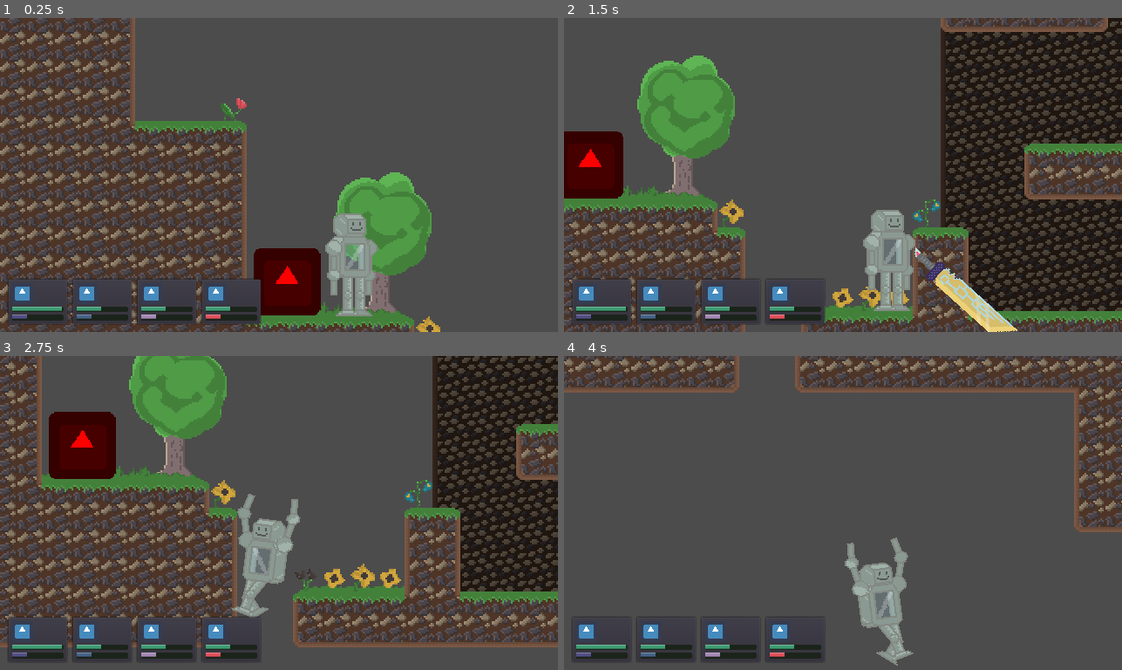
Above: before the commit, frames 1-4 (two rows, left to right).
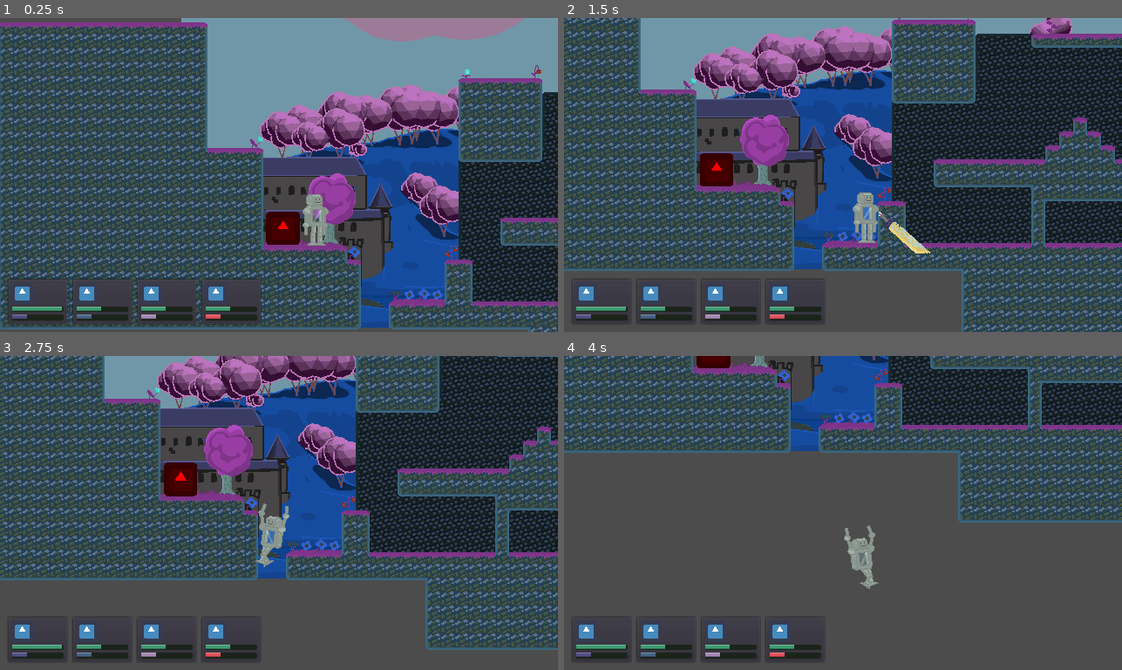
Above: after the commit, the same moments.

Repository: Cosebdd/CosmoDream
Game: Godot game, scene res://world/World.tscn
The game is run twice, just before and just after one commit, with the same random seed, the same clock (stepped at 60 frames per second) and the same inputs. The engine's default icon, where the game draws it, is replaced by a stand-in: a white triangle on a blue panel in a dark square.
Inputs:
- Up to frame 1 (0.25 s): no input
- Up to frame 2 (1.5 s): hold Right (move_right) from 0.53 s (still down); tap F (base_attack) at 0.6, 1.35 s; tap Space (jump) at 0.77 s
- Up to frame 3 (2.75 s): tap Space (jump) at 1.52 s; release Right (move_right) at 2.03 s; hold Left (move_left) from 2.03 s (still down); tap F (base_attack) at 2.1 s
- Up to frame 4 (4 s): release Left (move_left) at 2.78 s; hold Right (move_right) from 2.78 s (still down); tap F (base_attack) at 2.85, 3.6 s; tap Space (jump) at 3.02, 3.77 s

The runs differ from the first frame. In frame 1, 86% of the frame differs, in the area x 0-100%, y 0-100%; in frame 2, 77%; in frame 3, 74%; in frame 4, 35%.

Commit message:
Changed default camera zoom, changed assets to be more dream-like

Diff:
--- a/world/World.tscn
+++ b/world/World.tscn
@@ -1,10 +1,11 @@
-[gd_scene load_steps=40 format=2]
+[gd_scene load_steps=41 format=2]
 
 [ext_resource path="res://kinematic-objects/player/Player.tscn" type="PackedScene" id=1]
 [ext_resource path="res://assets/nature/NatureTileMap.png" type="Texture" id=2]
 [ext_resource path="res://kinematic-objects/enemy/Enemy.tscn" type="PackedScene" id=3]
 [ext_resource path="res://assets/nature/Tree0.png" type="Texture" id=4]
 [ext_resource path="res://HUD/ability_cells/AbilityCells.tscn" type="PackedScene" id=5]
+[ext_resource path="res://assets/backgrounds/NatureBackground.png" type="Texture" id=6]
 [ext_resource path="res://world/World.gd" type="Script" id=7]
 
 [sub_resource type="ConvexPolygonShape2D" id=4]
@@ -588,7 +589,15 @@
 [node name="Camera2D" type="Camera2D" parent="."]
 offset = Vector2( 0, -50 )
 current = true
+zoom = Vector2( 2, 2 )
 smoothing_enabled = true
+
+[node name="NatureBackground" type="Sprite" parent="."]
+position = Vector2( 514, -127 )
+texture = ExtResource( 6 )
+__meta__ = {
+"_edit_lock_": true
+}
 
 [node name="Tree0" type="Sprite" parent="."]
 position = Vector2( 174, 71 )
Binary file changed: assets/nature/NatureTileMap.png
Binary file changed: assets/nature/Tree0.png
